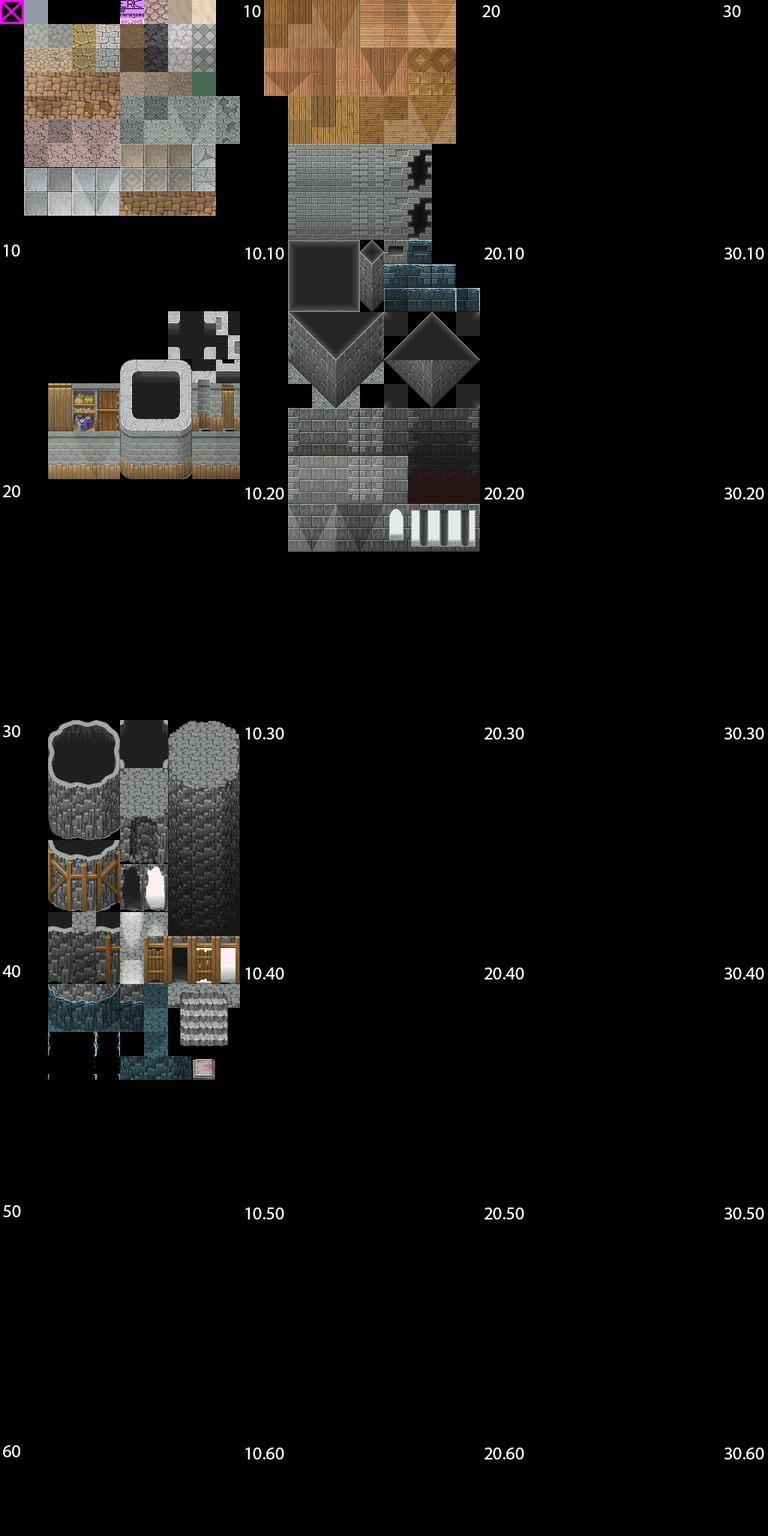
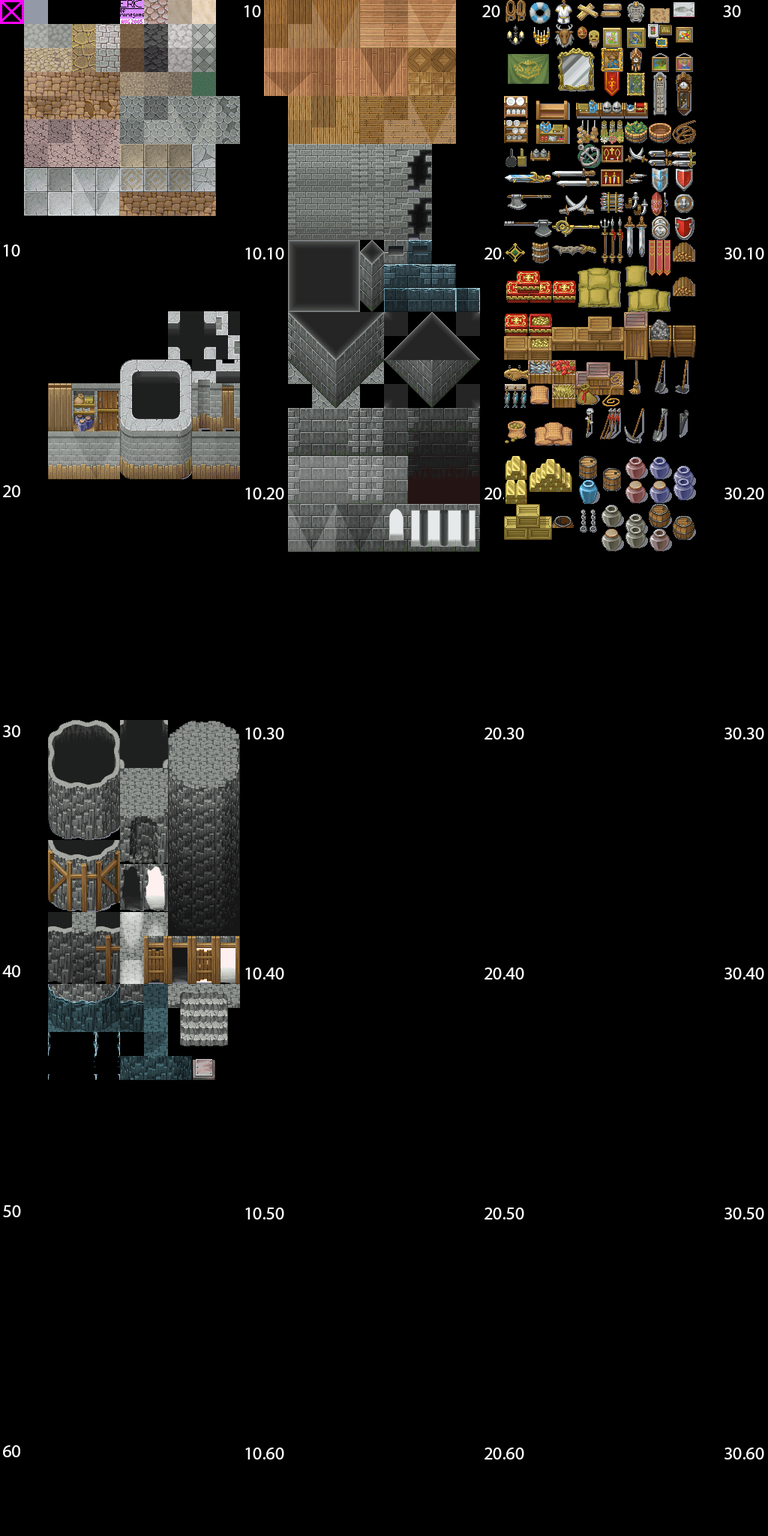
Two versions of the same layered image (768×1536). Layer-by-layer changes:
added layer "Calque 14" in group "10.10" over <box>503,0,696,552</box>
